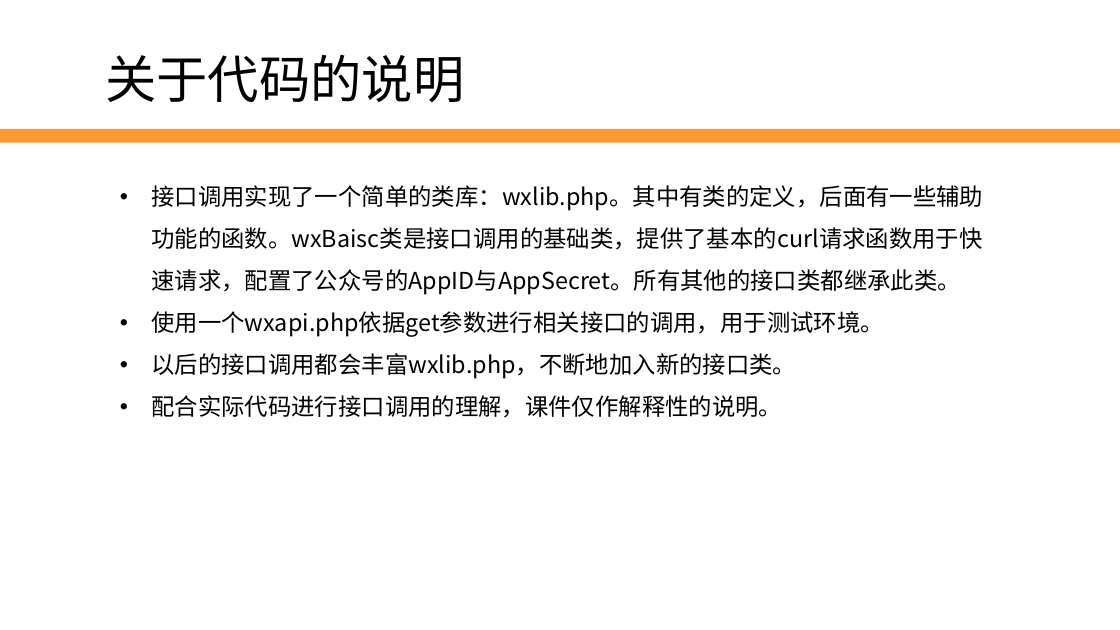
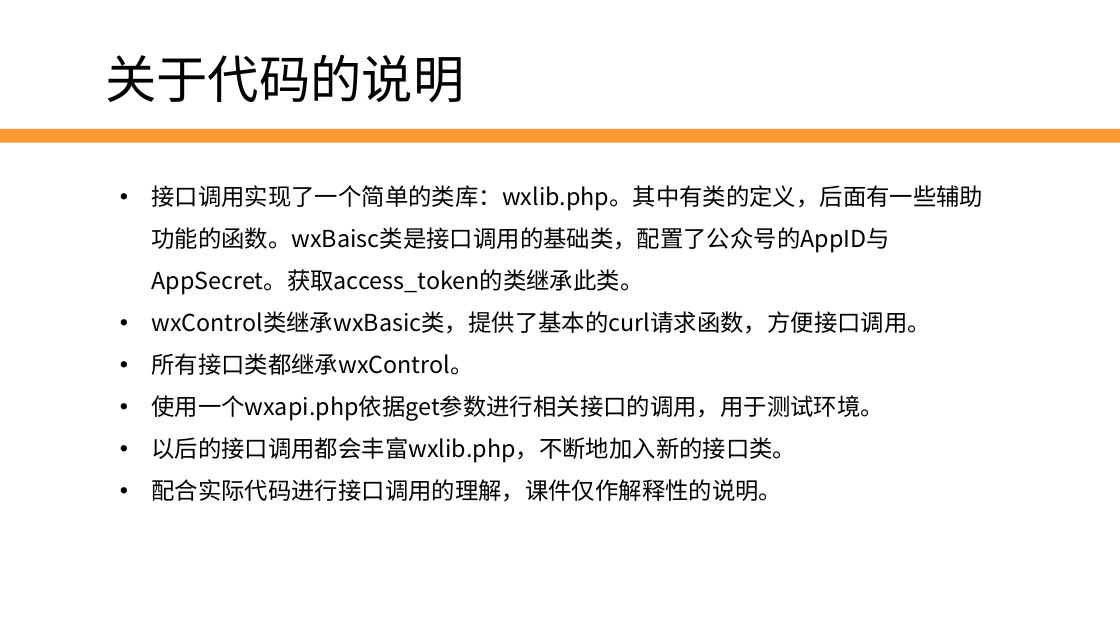
Before and after one commit to edu2act/2017-2018_1st_Wechat_Web_Programming, a slide deck: slide 4 of 第8讲 用户管理.pptx. Drawn at 1120x630 pixels with LibreOffice and Linux fonts; fonts in the diff are those of the drawing; background and template pictures are left out. Boxes give left, top, right and bottom in pixels: in the first picture for what was removed or moved away, otherwise in the second. Text is boxed around its words. In the diff, an @@ line names an element or a change of style, - is before the commit and + after.

Commit message:
ppt 5 update

```diff
--- a/第8讲 用户管理.pptx
+++ b/第8讲 用户管理.pptx
@@ text at box(151, 185, 983, 375): text changed @@
-• 接口调用实现了一个简单的类库：wxlib.php。其中有类的定义，后面有一些辅助功能的函数。wxBaisc类是接口调用的基础类，提供了基本的curl请求函数用于快速请求，配置了公众号的AppID与AppSecret。所有其他的接口类都继承此类。
+• 接口调用实现了一个简单的类库：wxlib.php。其中有类的定义，后面有一些辅助功能的函数。wxBaisc类是接口调用的基础类，配置了公众号的AppID与AppSecret。获取access_token的类继承此类。
+• wxControl类继承wxBasic类，提供了基本的curl请求函数，方便接口调用。
+• 所有接口类都继承wxControl。
```
Also in this commit, not shown: 3 other files.
